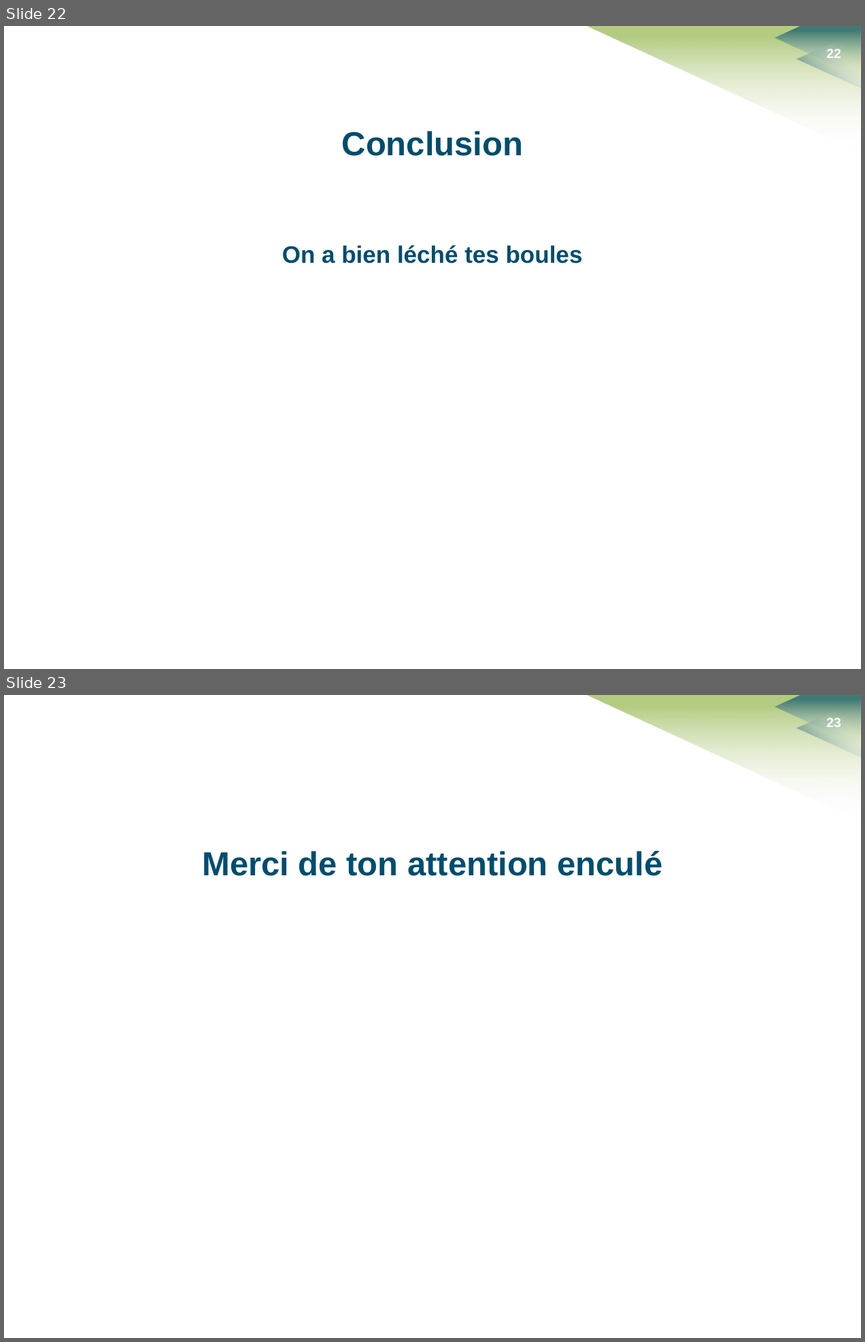
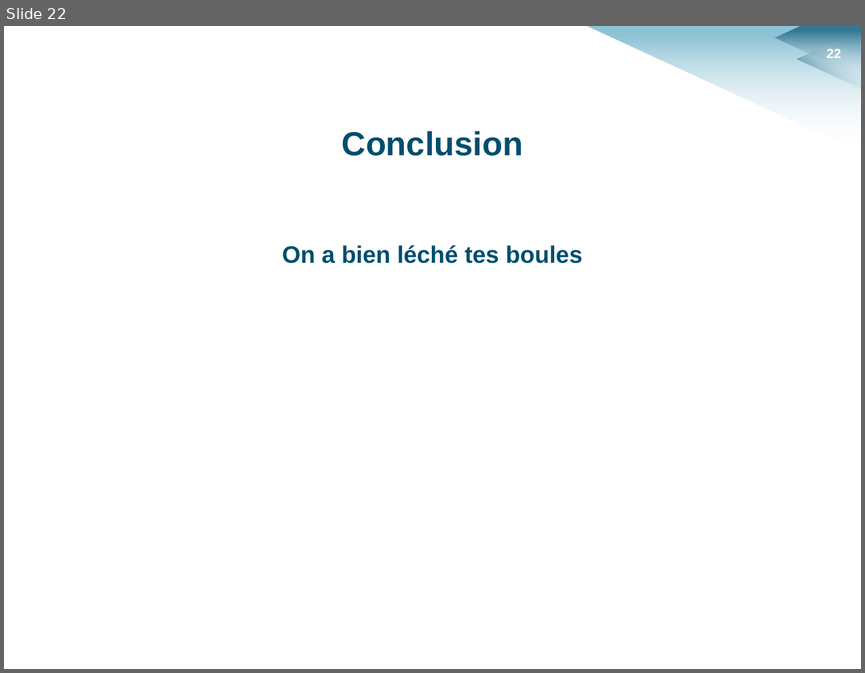
Before and after one commit to HKervadec/korrigolo, a slide deck: soutenances/planification/soutenance_planification.pptx. Shown one above the other, each under a label of ours: slides 22 and 23 before the commit, slide 22 after it. The pictures are 865x1342 and 865x673 pixels, drawn with LibreOffice and Linux fonts; fonts in the diff are those of the drawing; background and template pictures are left out. Boxes give left, top, right and bottom in pixels: in the first picture for what was removed or moved away, otherwise in the second. Text is boxed around its words. In the diff, an @@ line names an element or a change of style, - is before the commit and + after.

```diff
--- a/soutenances/planification/soutenance_planification.pptx
+++ b/soutenances/planification/soutenance_planification.pptx
@@ slide 23 removed at (4,695,861,1338), background #FFFFFF; not listed: 4 template elements that a slide beside it also shows @@
@@ text removed at (203,851,662,876) @@
-Merci de ton attention enculé
@@ slide 22 changed as well @@
@@ freeform shape at (586,26,861,152): fill gradient #FFFFFF to #9BBB59 to gradient #FFFFFF to #6BB1C9 @@
```
Also in this commit, not shown: 20 other slides changed, 2 slides added, 1 other slide removed, 2 other files.
